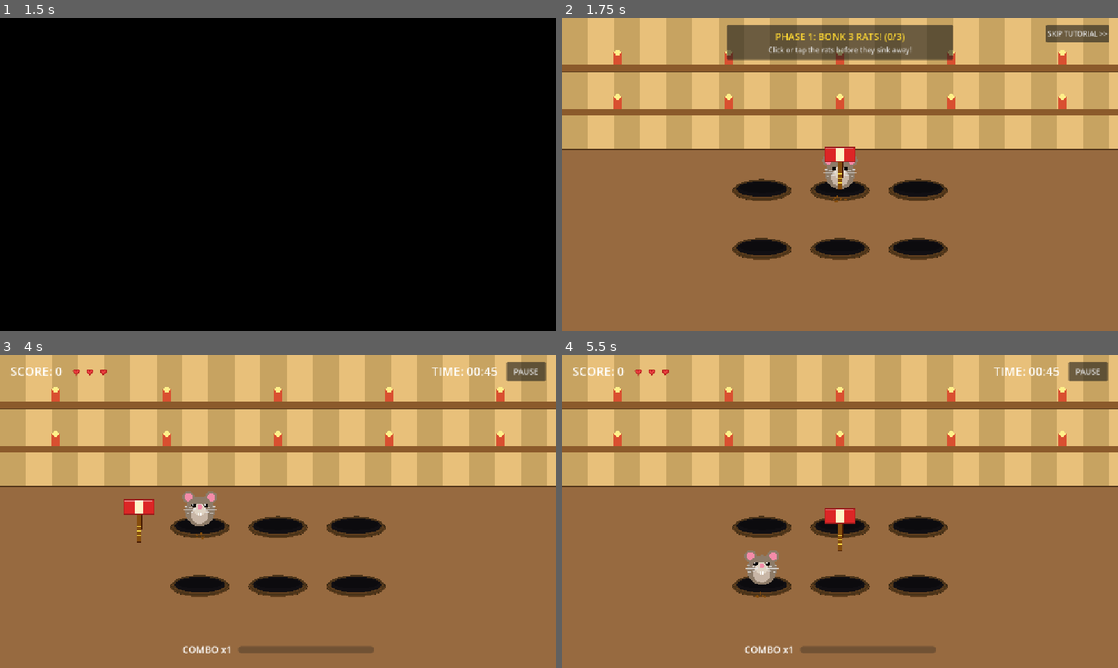
Above: before the commit, frames 1-4 (two rows, left to right).
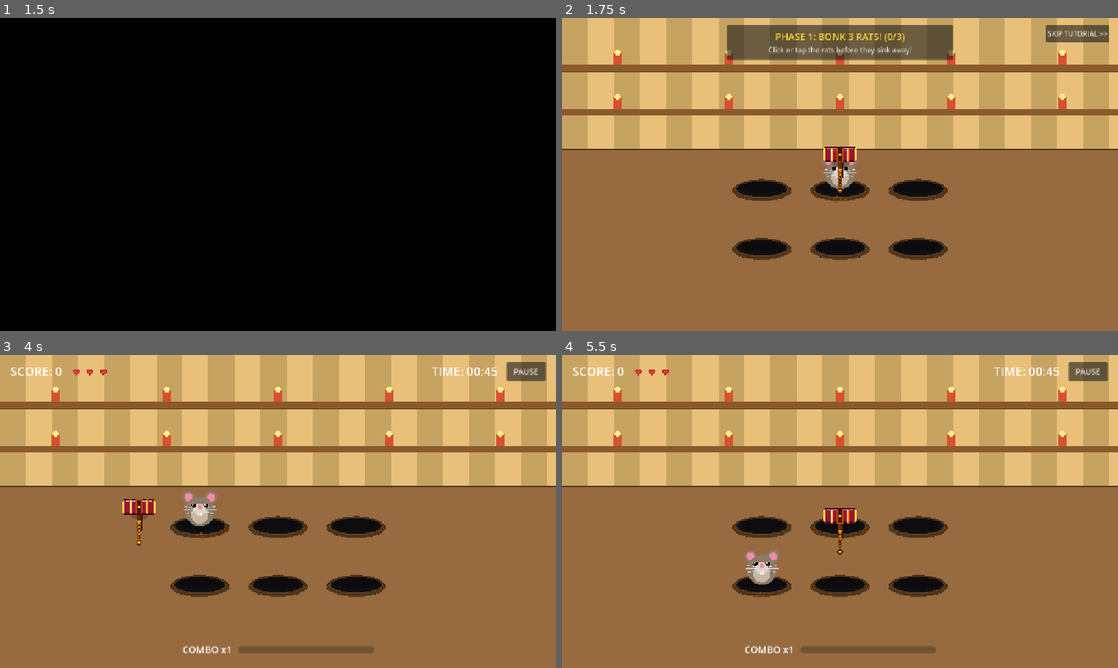
Above: after the commit, the same moments.

Repository: Parasaran-Python/bonk-the-rat
Game: Godot game, scene res://src/screens/splash.tscn
The game is run twice, just before and just after one commit, with the same random seed, the same clock (stepped at 60 frames per second) and the same inputs.
Inputs (mouse positions are in pixels of both pictures, inside the frame that each line leads up to):
- Up to frame 1 (1.5 s): tap Enter at 0.5 s; move the mouse to (400, 158) at 0.52 s; click (400, 158) at 0.67 s; click "PLAY CAMPAIGN" at 1.25 s
- Up to frame 2 (1.75 s): no input
- Up to frame 3 (4 s): click "SKIP TUTORIAL >>" at 2 s; click "ZONE 1: PANTRY STARS: 0 / 15" at 2.75 s; click "LEVEL 1" at 3.5 s
- Up to frame 4 (5.5 s): click "PAUSE" at 4.25 s; click "RESTART" at 5 s

Frame 1 is identical in both runs. In frame 2, 0.4% of the frame differs, in the area x 47-53%, y 41-56%; in frame 3, 0.4%, in the area x 22-28%, y 46-61%; in frame 4, 0.4%.

Commit message:
feat(mallet): enhance procedural visuals, arc motion swoosh, and impact squash

Diff:
--- a/src/art/mallet_painter.gd
+++ b/src/art/mallet_painter.gd
@@ -2,28 +2,110 @@
 extends RefCounted
 ## Procedural painter for the player's mallet / hammer.
 
-static func draw_mallet(canvas: CanvasItem) -> void:
-	# Wooden handle extending downwards from head
-	var handle_col := Color("854d0e")
+static func draw_mallet(canvas: CanvasItem, swing_phase: float = 0.0, squash: Vector2 = Vector2.ONE) -> void:
+	# 1. Motion Swoosh Arc Trail (rendered behind hammer during down-swing)
+	if swing_phase > 0.05:
+		var alpha := clampf(swing_phase, 0.0, 1.0) * 0.75
+		var swoosh_col := Color(1.0, 1.0, 0.95, alpha)
+		var swoosh_outer := Color(0.98, 0.85, 0.45, alpha * 0.6)
+		# Arc swoosh sweeping behind the hammer head
+		var start_angle := -PI * 0.68
+		var end_angle := -PI * 0.68 + (PI * 0.60 * swing_phase)
+		canvas.draw_arc(Vector2(0, 15), 46.0, start_angle, end_angle, 20, swoosh_outer, 6.0, true)
+		canvas.draw_arc(Vector2(0, 15), 48.0, start_angle, end_angle, 20, swoosh_col, 3.0, true)
+		canvas.draw_arc(Vector2(0, 15), 52.0, start_angle, end_angle, 20, Color(1.0, 1.0, 1.0, alpha * 0.8), 1.5, true)
+
+	# 2. Wooden Handle extending downwards from head
+	var handle_col := Color("78350f") # Warm polished hardwood
 	var handle_pts := PackedVector2Array([
 		Vector2(-6, -10), Vector2(6, -10),
-		Vector2(5, 60), Vector2(-5, 60)
+		Vector2(5, 62), Vector2(-5, 62)
 	])
 	canvas.draw_colored_polygon(handle_pts, handle_col)
-	canvas.draw_polyline(handle_pts, Color("451a03"), 2.0)
-	# Handle grip rings
-	for y in [25.0, 35.0, 45.0]:
-		canvas.draw_line(Vector2(-5, y), Vector2(5, y), Color("fde047"), 2.0)
+	# Handle wood grain & outline
+	canvas.draw_polyline(handle_pts, Color("3b1a03"), 2.0)
+	canvas.draw_line(Vector2(-1.5, -6), Vector2(-1.5, 58), Color("92400e"), 1.2) # Subtle wood grain streak
+	# Handle pommel rounded base cap
+	canvas.draw_circle(Vector2(0, 62), 6.5, Color("451a03"))
+	canvas.draw_circle(Vector2(0, 62), 4.5, Color("78350f"))
+	canvas.draw_circle(Vector2(0, 62), 2.0, Color("fbbf24")) # Pommel brass rivet
 
-	# Red mallet head
-	var head_rect := Rect2(-34, -36, 68, 32)
-	canvas.draw_rect(head_rect, Color("dc2626"))
-	# Cream center band
-	canvas.draw_rect(Rect2(-10, -36, 20, 32), Color("fef3c7"))
-	# Head outline and bevels
-	canvas.draw_rect(head_rect, Color("991b1b"), false, 2.5)
-	# Soft highlight on top edge
-	canvas.draw_line(Vector2(-32, -34), Vector2(32, -34), Color(1.0, 1.0, 1.0, 0.4), 2.0)
-	# Impact face caps
-	canvas.draw_line(Vector2(-34, -36), Vector2(-34, -4), Color("b91c1c"), 3.0)
-	canvas.draw_line(Vector2(34, -36), Vector2(34, -4), Color("b91c1c"), 3.0)
+	# 3. Leather Grip with criss-cross wrap pattern on handle
+	var grip_base := PackedVector2Array([
+		Vector2(-5.5, 14), Vector2(5.5, 14),
+		Vector2(5, 54), Vector2(-5, 54)
+	])
+	canvas.draw_colored_polygon(grip_base, Color("381e0d")) # Dark leather underlayer
+	# Grip end collars (brass/gold rings at top & bottom of grip)
+	canvas.draw_rect(Rect2(-6, 12, 12, 3), Color("f59e0b"))
+	canvas.draw_rect(Rect2(-5.5, 53, 11, 3), Color("f59e0b"))
+	# Criss-cross diamond leather wraps
+	var wrap_ys: Array[float] = [18.0, 26.0, 34.0, 42.0, 50.0]
+	for y in wrap_ys:
+		# Left-to-right diagonal strap
+		canvas.draw_line(Vector2(-5.5, y - 4), Vector2(5.5, y + 4), Color("b45309"), 2.0)
+		# Right-to-left diagonal strap
+		canvas.draw_line(Vector2(5.5, y - 4), Vector2(-5.5, y + 4), Color("d97706"), 1.6)
+		# Wrap stitching highlight
+		canvas.draw_line(Vector2(-5.5, y - 4), Vector2(5.5, y + 4), Color(1.0, 0.9, 0.7, 0.35), 0.8)
+
+	# 4. Polished Mahogany Mallet Head (with squash deformation)
+	var base_hw := 35.0 * squash.x
+	var base_hh := 16.0 * squash.y
+	var head_center_y := -20.0
+	var head_rect := Rect2(-base_hw, head_center_y - base_hh, base_hw * 2.0, base_hh * 2.0)
+
+	# Drop shadow underneath head
+	canvas.draw_circle(Vector2(2, head_center_y + base_hh * 0.4), base_hw * 0.7, Color(0.0, 0.0, 0.0, 0.22))
+
+	# Deep rich mahogany wood body
+	canvas.draw_rect(head_rect, Color("881337")) # Polished mahogany / deep cherry
+	# Subtle inner wood gradient tone
+	var inner_rect := Rect2(-base_hw + 2, head_center_y - base_hh + 3, (base_hw - 2) * 2.0, (base_hh - 3) * 2.0)
+	canvas.draw_rect(inner_rect, Color("9f1239"))
+
+	# Head outer outline / shadow border
+	canvas.draw_rect(head_rect, Color("4c0519"), false, 2.5)
+
+	# 5. Top-Edge Bevel and Highlight Specular Reflection
+	var top_y := head_center_y - base_hh
+	var bot_y := head_center_y + base_hh
+	# Top specular highlight line
+	canvas.draw_line(Vector2(-base_hw + 4, top_y + 2.5), Vector2(base_hw - 4, top_y + 2.5), Color(1.0, 1.0, 1.0, 0.65), 2.2)
+	# Secondary reflection sheen
+	canvas.draw_line(Vector2(-base_hw + 10, top_y + 6.0), Vector2(base_hw - 12, top_y + 6.0), Color(1.0, 0.9, 0.85, 0.3), 1.5)
+	# Bottom bevel shadow
+	canvas.draw_line(Vector2(-base_hw + 3, bot_y - 2.0), Vector2(base_hw - 3, bot_y - 2.0), Color(0.12, 0.02, 0.05, 0.6), 2.0)
+
+	# 6. Dual Metallic Brass Retention Bands with Specular Shine
+	var band_w := 6.5 * squash.x
+	var band_offset_x := base_hw * 0.52
+	var left_band_rect := Rect2(-band_offset_x - band_w * 0.5, top_y, band_w, base_hh * 2.0)
+	var right_band_rect := Rect2(band_offset_x - band_w * 0.5, top_y, band_w, base_hh * 2.0)
+
+	for b_rect in [left_band_rect, right_band_rect]:
+		# Brass band base
+		canvas.draw_rect(b_rect, Color("f59e0b"))
+		# Brass dark border
+		canvas.draw_rect(b_rect, Color("92400e"), false, 1.5)
+		# Brass bright specular shine glint
+		var glint_x: float = b_rect.position.x + b_rect.size.x * 0.35
+		canvas.draw_line(Vector2(glint_x, top_y + 2), Vector2(glint_x, bot_y - 2), Color("fef08a"), 1.8)
+		canvas.draw_line(Vector2(glint_x, top_y + 4), Vector2(glint_x, top_y + 10), Color(1.0, 1.0, 1.0, 0.9), 1.5)
+
+	# Center bronze inlay ring around handle socket
+	var center_band_w := 12.0 * squash.x
+	var center_rect := Rect2(-center_band_w * 0.5, top_y, center_band_w, base_hh * 2.0)
+	canvas.draw_rect(center_rect, Color("451a03"))
+	canvas.draw_rect(center_rect, Color("b45309"), false, 1.2)
+	# Center decorative brass rivet
+	canvas.draw_circle(Vector2(0, head_center_y), 2.8 * minf(squash.x, squash.y), Color("fbbf24"))
+	canvas.draw_circle(Vector2(0, head_center_y), 1.2, Color(1.0, 1.0, 1.0, 0.8))
+
+	# 7. Impact Face Caps (reinforced brass/steel strike plates on left & right)
+	# Left face strike plate
+	canvas.draw_line(Vector2(-base_hw, top_y + 1), Vector2(-base_hw, bot_y - 1), Color("fbbf24"), 3.5)
+	canvas.draw_line(Vector2(-base_hw - 1.5, top_y + 4), Vector2(-base_hw - 1.5, bot_y - 4), Color("fde047"), 1.8)
+	# Right face strike plate
+	canvas.draw_line(Vector2(base_hw, top_y + 1), Vector2(base_hw, bot_y - 1), Color("fbbf24"), 3.5)
+	canvas.draw_line(Vector2(base_hw + 1.5, top_y + 4), Vector2(base_hw + 1.5, bot_y - 4), Color("fde047"), 1.8)
--- a/src/game/mallet.gd
+++ b/src/game/mallet.gd
@@ -3,6 +3,12 @@
 ## Player mallet actor following pointer input and animating bonk swings.
 
 var _tween: Tween = null
+var _swinging: bool = false
+var _swing_phase: float = 0.0
+var _squash: Vector2 = Vector2.ONE
+
+func is_swinging() -> bool:
+	return _swinging
 
 func _process(_delta: float) -> void:
 	if not Engine.is_editor_hint():
@@ -16,10 +22,32 @@
 	if _tween != null and _tween.is_valid():
 		_tween.kill()
 
+	_swinging = true
+	_swing_phase = 0.0
+	_squash = Vector2.ONE
 	rotation_degrees = -65.0
+
 	_tween = create_tween()
-	_tween.tween_property(self, "rotation_degrees", 12.0, 0.06).set_trans(Tween.TRANS_QUAD).set_ease(Tween.EASE_IN)
-	_tween.tween_property(self, "rotation_degrees", 0.0, 0.05).set_trans(Tween.TRANS_QUAD).set_ease(Tween.EASE_OUT)
+	# 1. Rapid arc down-swing to +15 deg with active motion swoosh
+	_tween.parallel().tween_property(self, "rotation_degrees", 15.0, 0.065).set_trans(Tween.TRANS_CUBIC).set_ease(Tween.EASE_IN)
+	_tween.parallel().tween_property(self, "_swing_phase", 1.0, 0.05).set_trans(Tween.TRANS_QUAD).set_ease(Tween.EASE_OUT)
+
+	# 2. Impact squash compression and swoosh trail dissipation
+	_tween.chain().tween_property(self, "_squash", Vector2(1.25, 0.75), 0.035).set_trans(Tween.TRANS_QUAD).set_ease(Tween.EASE_OUT)
+	_tween.parallel().tween_property(self, "_swing_phase", 0.0, 0.035)
+
+	# 3. Recoil spring recovery back to neutral rest (0 deg) and normal scale
+	_tween.chain().tween_property(self, "rotation_degrees", 0.0, 0.065).set_trans(Tween.TRANS_BACK).set_ease(Tween.EASE_OUT)
+	_tween.parallel().tween_property(self, "_squash", Vector2.ONE, 0.065).set_trans(Tween.TRANS_BACK).set_ease(Tween.EASE_OUT)
+
+	# 4. Lifecycle completion reset
+	_tween.tween_callback(func():
+		_swinging = false
+		_swing_phase = 0.0
+		_squash = Vector2.ONE
+		rotation_degrees = 0.0
+		queue_redraw()
+	)
 
 func _draw() -> void:
-	MalletPainter.draw_mallet(self)
+	MalletPainter.draw_mallet(self, _swing_phase, _squash)
--- /dev/null
+++ b/tests/test_mallet.gd
@@ -0,0 +1,23 @@
+extends TestCase
+
+func test_mallet_swing_lifecycle() -> void:
+	var mallet: Mallet = load("res://src/game/mallet.tscn").instantiate()
+	if root != null:
+		root.add_child(mallet)
+	eq(mallet.is_swinging(), false, "mallet initially not swinging")
+	mallet.swing_at(Vector2(400, 300))
+	eq(mallet.global_position, Vector2(400, 300), "mallet position matches target")
+	ok(mallet.is_swinging(), "mallet marked as swinging during strike")
+	eq(mallet.rotation_degrees, -65.0, "anticipation angle starts at -65 deg")
+	mallet.queue_free()
+
+func test_mallet_retrigger_swing() -> void:
+	var mallet: Mallet = load("res://src/game/mallet.tscn").instantiate()
+	if root != null:
+		root.add_child(mallet)
+	mallet.swing_at(Vector2(100, 200))
+	eq(mallet.global_position, Vector2(100, 200), "first swing pos")
+	mallet.swing_at(Vector2(500, 400))
+	eq(mallet.global_position, Vector2(500, 400), "second swing pos")
+	ok(mallet.is_swinging(), "still swinging on second target")
+	mallet.queue_free()
Not shown, added: tests/test_mallet.gd.uid
